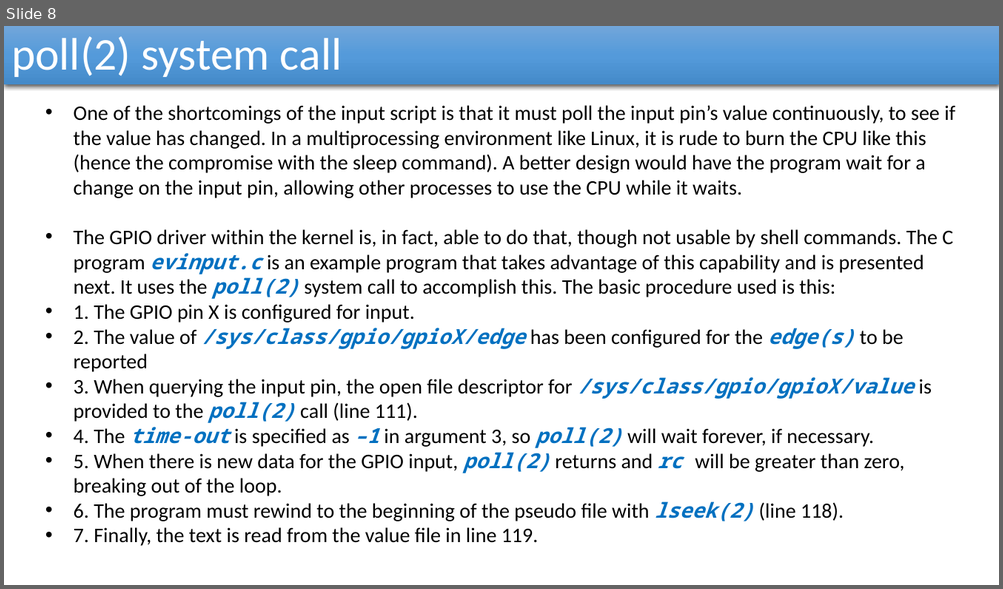
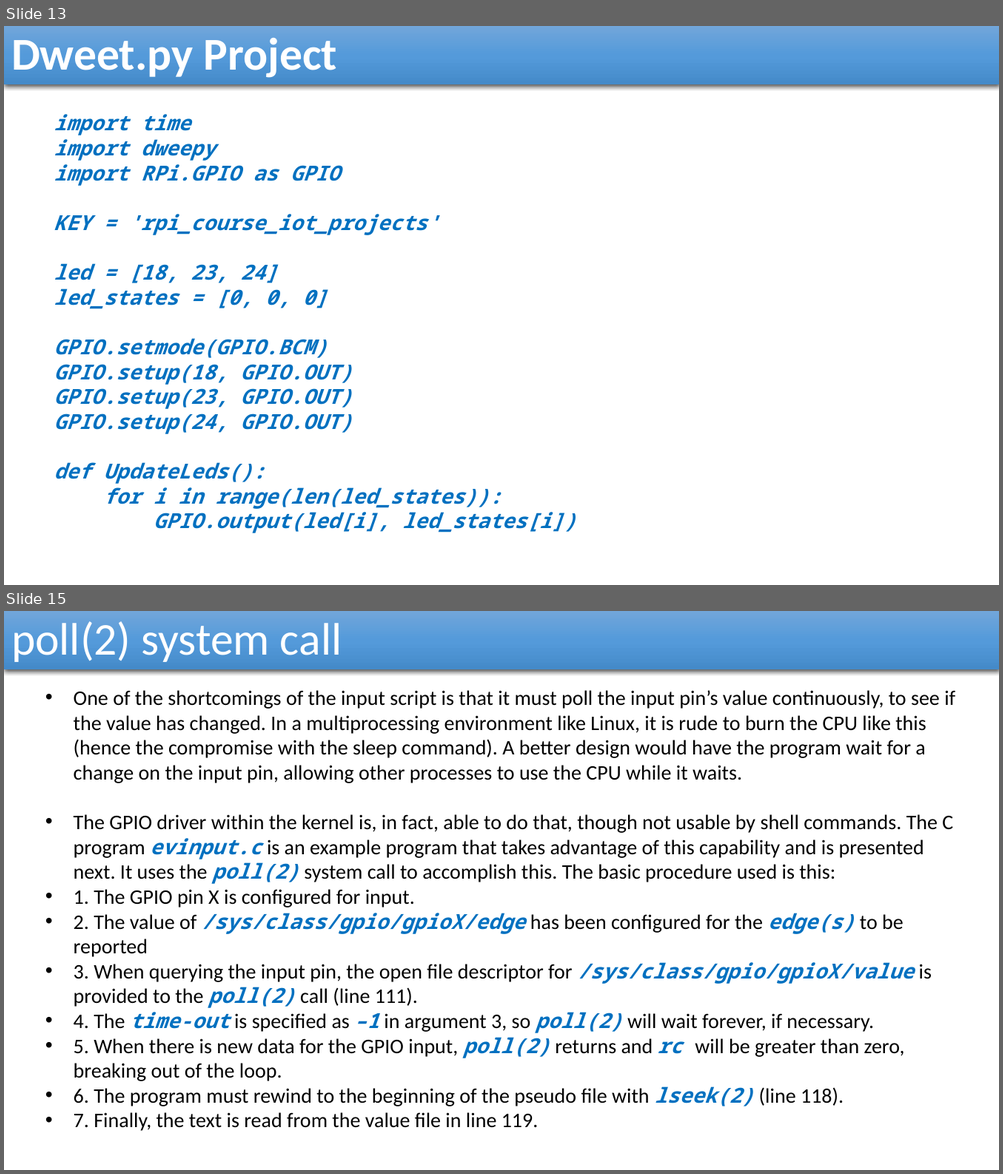
Before and after one commit to reza-arjmandi/rpi-course, a slide deck: session4/presentaion/Internet_Of_Things.pptx. Shown one above the other, each under a label of ours: slide 8 before the commit, slides 13 and 15 after it; the slides between them are not shown. The pictures are 1003x589 and 1003x1174 pixels, drawn with LibreOffice and Linux fonts; fonts in the diff are those of the drawing. Boxes give left, top, right and bottom in pixels: in the first picture for what was removed or moved away, otherwise in the second. Text is boxed around its words. In the diff, an @@ line names an element or a change of style, - is before the commit and + after.

```diff
--- a/session4/presentaion/Internet_Of_Things.pptx
+++ b/session4/presentaion/Internet_Of_Things.pptx
@@ slide 13 added at [4,26,999,585], background #FFFFFF @@
@@ rectangle added at [4,26,999,85], fill gradient #71A6DB to #559BDB to #448ACA, 44 pt, text #FFFFFF, bold @@
+Dweet.py Project
@@ text added at [54,114,576,534], 20 pt, text #0070C0, bold, italic @@
+  import time
+  import dweepy
+  import RPi.GPIO as GPIO
+  KEY = 'rpi_course_iot_projects'
+  led = [18, 23, 24]
+  led_states = [0, 0, 0]
+  GPIO.setmode(GPIO.BCM)
+  GPIO.setup(18, GPIO.OUT)
+  GPIO.setup(23, GPIO.OUT)
+  GPIO.setup(24, GPIO.OUT)
+  def UpdateLeds():
+  for i in range(len(led_states)):
+  GPIO.output(led[i], led_states[i])
@@ what was slide 8 is now slide 15 @@
```
Also in this commit, not shown: 6 other slides added.
